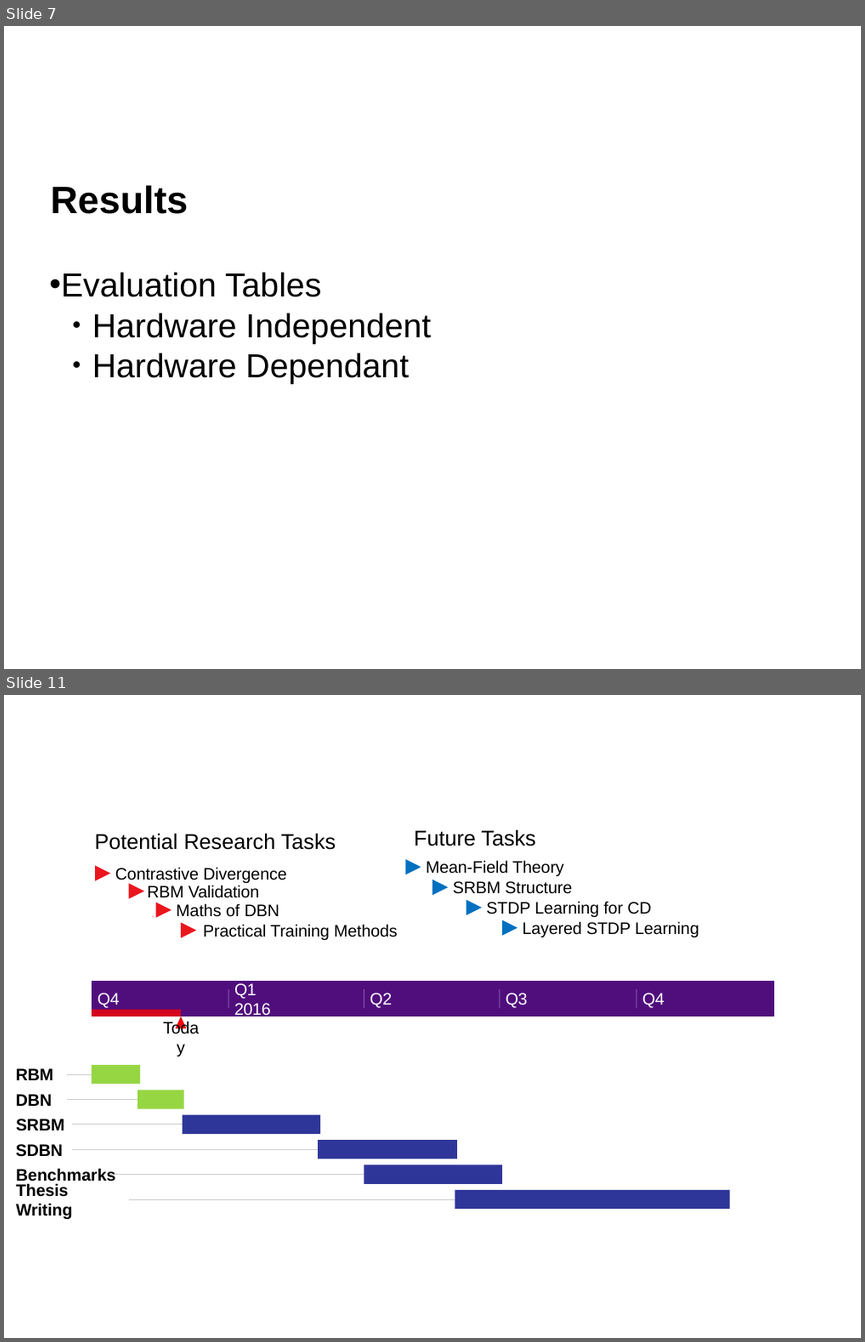
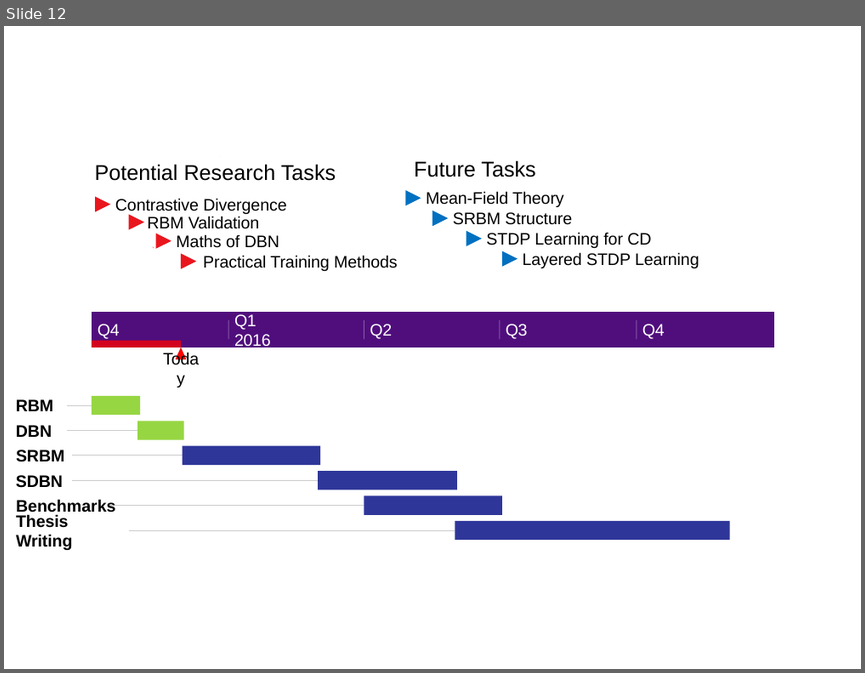
Before and after one commit to qian-liu/2nd_year_short_report, a slide deck: 2nd_year_int.pptx. Shown one above the other, each under a label of ours: slides 7 and 11 before the commit, slide 12 after it; the slides between them are not shown. The pictures are 865x1342 and 865x673 pixels, drawn with LibreOffice and Linux fonts; fonts in the diff are those of the drawing; background and template pictures are left out. Boxes give left, top, right and bottom in pixels: in the first picture for what was removed or moved away, otherwise in the second. Text is boxed around its words. In the diff, an @@ line names an element or a change of style, - is before the commit and + after.

```diff
--- a/2nd_year_int.pptx
+++ b/2nd_year_int.pptx
@@ slide 7 removed at box(4, 26, 861, 669), background #FFFFFF @@
@@ text removed at box(51, 185, 188, 214) @@
-Results
@@ text removed at box(49, 272, 431, 384) @@
-• Evaluation Tables
-  ● Hardware Independent
-  ● Hardware Dependant
@@ what was slide 11 is now slide 12 @@
```
Also in this commit, not shown: 3 slides changed, 8 slides added, 6 other slides removed, 4 other files.
